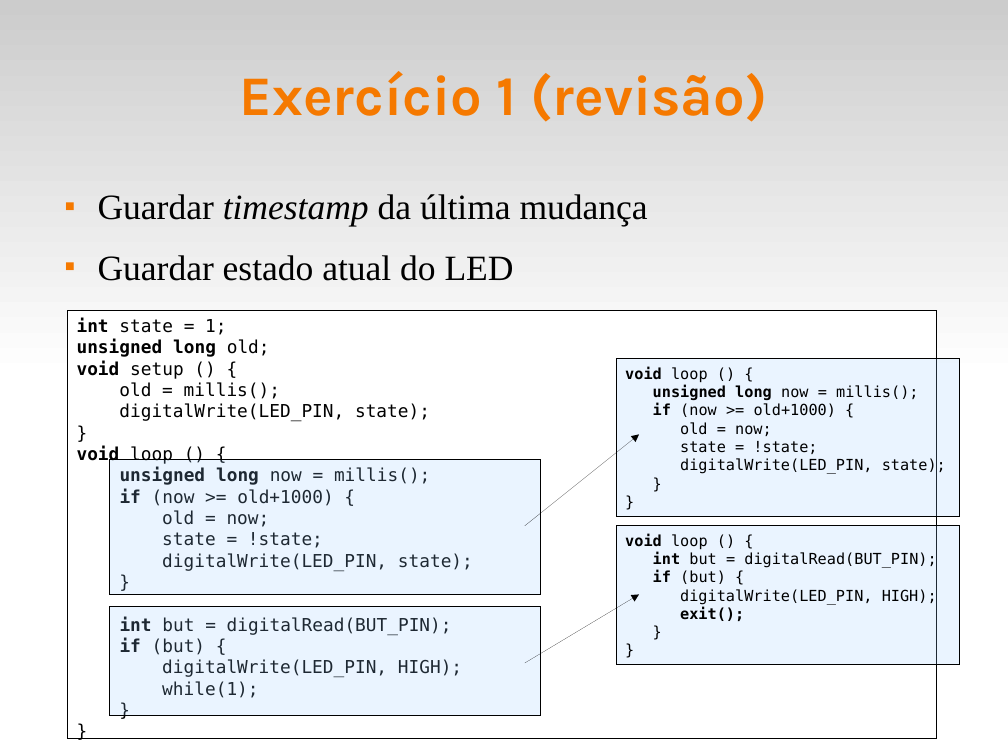
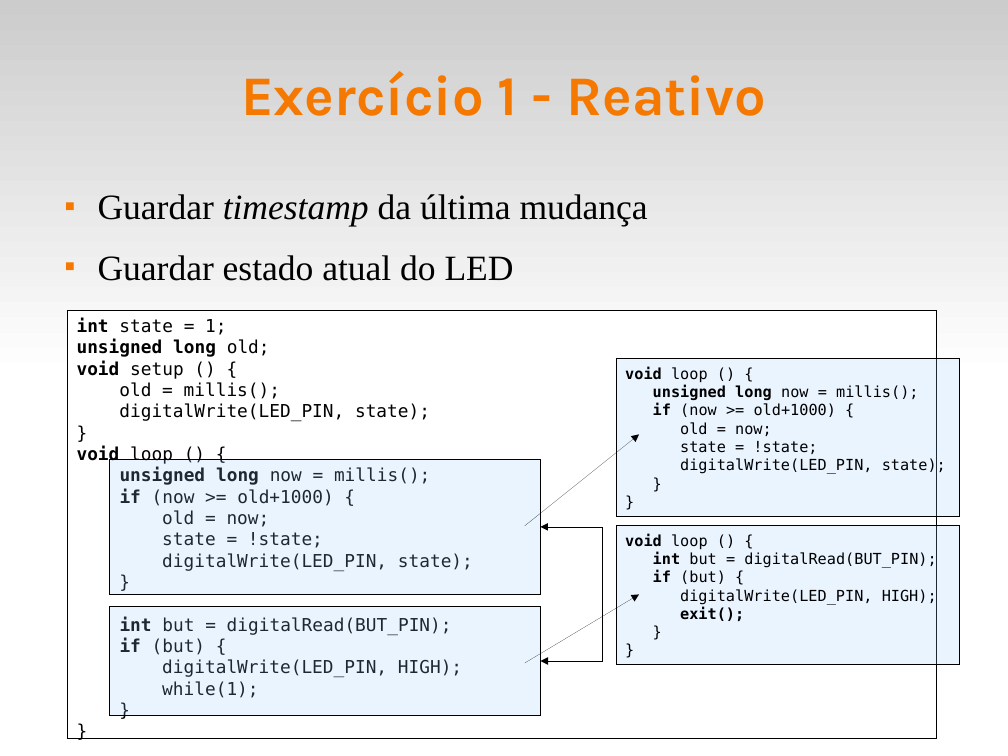
Before and after one commit to fsantanna-uerj/reativos, a slide deck: slide 3 of slides/03_modelos.odp (slide 4 before the commit). Drawn at 1008x756 pixels with LibreOffice and Linux fonts; fonts in the diff are those of the drawing. Boxes give left, top, right and bottom in pixels: in the first picture for what was removed or moved away, otherwise in the second. Text is boxed around its words. In the diff, an @@ line names an element or a change of style, - is before the commit and + after.

```diff
--- a/slides/03_modelos.odp
+++ b/slides/03_modelos.odp
@@ title at (241,71,766,116): text changed @@
-Exercício 1 (revisão)
+Exercício 1 - Reativo
@@ elbow double arrow added from (541, 527) to (541, 661), #000000 0 pt @@
```
Also in this commit, not shown: 2 other slides changed, 2 slides added, 1 slide removed, 1 other file.
